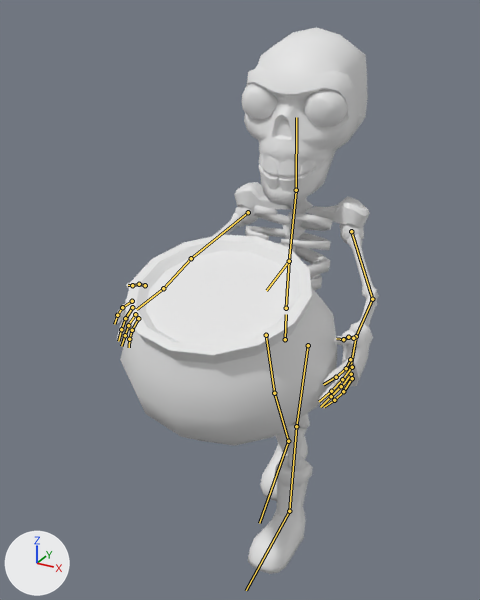
Renders of the FBX model Assets/Features/Enemies/Content/Skeleton_Range_Enemy/Models/Skeleton.blend_20.fbx from each side of a commit.
One viewpoint serves both versions: a 50 mm lens placed at (0.485, -1.072, 1.034), pointed at (-0.097, -0.013, 0.504). The axes (+X, +Y, +Z) are drawn at lower left. The lights are the same throughout. The picture after the commit comes second. Both versions are drawn at frame 15 of the action 'Walk'; the numbers are the values there. The bones that bend it are drawn over the model as lines.

Names of what the first picture shows: 'Chan', 'Skelet'.
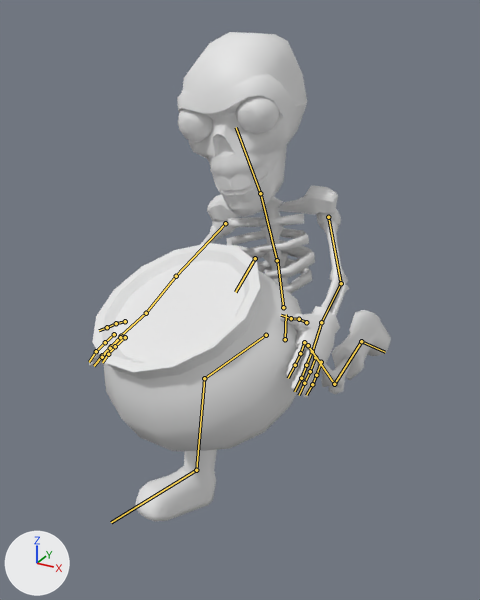
Location of each change, (x1, y1, x2, y2) in pixels of the pictures (480 x 600 px):
'Skelet', posed (14% wider, 10% shorter)
    before: (114, 27, 379, 574)
    after: (89, 32, 391, 522)
'Chan', posed
    before: (120, 235, 337, 446)
    after: (92, 243, 303, 451)
bone 'Spine', root to tip
    before: (286, 308) to (289, 261)
    after: (283, 307) to (277, 260)
bone 'Chest', root to tip
    before: (289, 261) to (296, 191)
    after: (277, 260) to (261, 195)
bone 'Head', root to tip
    before: (296, 190) to (296, 117)
    after: (260, 193) to (236, 127)
bone 'LeftArm', root to tip
    before: (351, 231) to (372, 299)
    after: (328, 217) to (341, 283)
bone 'LeftForeArm', root to tip
    before: (372, 299) to (356, 336)
    after: (341, 283) to (321, 322)
bone 'LeftHandMiddle1', root to tip
    before: (352, 367) to (342, 379)
    after: (312, 351) to (306, 365)
bone 'LeftHandMiddle2', root to tip
    before: (342, 379) to (331, 391)
    after: (306, 365) to (301, 378)
bone 'LeftHandIndex1', root to tip
    before: (350, 359) to (346, 368)
    after: (304, 342) to (300, 353)
bone 'LeftHandIndex2', root to tip
    before: (346, 368) to (336, 377)
    after: (300, 353) to (295, 365)
bone 'LeftHandRing1', root to tip
    before: (351, 374) to (341, 387)
    after: (315, 357) to (310, 371)
bone 'LeftHandRing2', root to tip
    before: (341, 386) to (331, 396)
    after: (310, 371) to (304, 383)
bone 'LeftHandPinky1', root to tip
    before: (352, 378) to (343, 391)
    after: (321, 362) to (316, 375)
bone 'LeftHandPinky2', root to tip
    before: (343, 391) to (334, 400)
    after: (316, 375) to (312, 384)
bone 'LeftHandThumb1', root to tip
    before: (353, 338) to (348, 337)
    after: (306, 322) to (299, 319)
bone 'RightArm', root to tip
    before: (248, 212) to (191, 258)
    after: (225, 223) to (176, 276)
bone 'RightForeArm', root to tip
    before: (191, 258) to (163, 288)
    after: (176, 276) to (146, 313)
bone 'RightHandThumb1', root to tip
    before: (145, 285) to (139, 284)
    after: (125, 321) to (116, 323)
bone 'RightHandIndex1', root to tip
    before: (132, 301) to (122, 307)
    after: (114, 334) to (105, 342)
bone 'RightHandIndex2', root to tip
    before: (122, 307) to (117, 315)
    after: (105, 342) to (96, 351)
bone 'RightHandMiddle1', root to tip
    before: (132, 307) to (125, 318)
    after: (121, 336) to (111, 346)
bone 'RightHandMiddle2', root to tip
    before: (125, 318) to (121, 329)
    after: (111, 346) to (102, 355)
bone 'RightHandRing1', root to tip
    before: (135, 314) to (128, 325)
    after: (120, 337) to (110, 348)
bone 'RightHandRing2', root to tip
    before: (128, 325) to (125, 335)
    after: (110, 348) to (102, 357)
bone 'RightHandPinky1', root to tip
    before: (138, 318) to (132, 330)
    after: (125, 337) to (115, 346)
bone 'RightHandPinky2', root to tip
    before: (132, 330) to (129, 339)
    after: (115, 346) to (108, 354)
bone 'Chest.001', root to tip
    before: (289, 261) to (266, 290)
    after: (255, 258) to (235, 292)
bone 'LeftUpLeg', root to tip
    before: (308, 345) to (296, 426)
    after: (308, 345) to (334, 384)
bone 'LeftLeg', root to tip
    before: (296, 426) to (289, 511)
    after: (334, 384) to (361, 341)
bone 'LeftFoot', root to tip
    before: (289, 511) to (246, 590)
    after: (361, 341) to (385, 352)
bone 'RightUpLeg', root to tip
    before: (266, 335) to (274, 393)
    after: (266, 335) to (204, 378)
bone 'RightLeg', root to tip
    before: (274, 393) to (288, 441)
    after: (204, 378) to (196, 470)
bone 'RightFoot', root to tip
    before: (288, 441) to (259, 523)
    after: (196, 470) to (111, 522)

The change in detail:
Bone 'Spine' (bone_spine) moves from (0.0, 0.0, 0.0) to (-0.005, 0.0, 0.0).
Bone 'Spine' (bone_spine) turns from (-2, 0, -1) to (0, 0, 9) degrees about its own x, y and z.
Bone 'Chest' (bone_chest) turns from (-4, 0, 0) to (8, 0, 2) degrees about its own x, y and z.
Bone 'Head' (bone_head) turns from (14, 0, 0) to (12, -1, 0) degrees about its own x, y and z.
Bone 'LeftArm' (bone_leftarm) moves from (0.0, 0.0, 0.0) to (0.01, 0.001, 0.004).
Bone 'LeftArm' (bone_leftarm) turns from (37, -32, 18) to (44, -48, 25) degrees about its own x, y and z.
Bone 'LeftForeArm' (bone_leftforearm) turns from (19, -20, 24) to (13, 4, 26) degrees about its own x, y and z.
Bone 'LeftHandMiddle1' (bone_lefthandmiddle1) turns from (17, -2, -1) to (0, 0, 0) degrees about its own x, y and z.
Bone 'LeftHandMiddle2' (bone_lefthandmiddle2) turns from (8, -5, -5) to (0, 0, 0) degrees about its own x, y and z.
Bone 'LeftHandIndex1' (bone_lefthandindex1) turns from (9, -4, 11) to (0, 0, 0) degrees about its own x, y and z.
Bone 'LeftHandIndex2' (bone_lefthandindex2) turns from (14, -4, -4) to (0, 0, 0) degrees about its own x, y and z.
Bone 'LeftHandRing1' (bone_lefthandring1) turns from (17, -2, -1) to (0, 0, 0) degrees about its own x, y and z.
Bone 'LeftHandRing2' (bone_lefthandring2) moves from (0.0, -0.001, 0.001) to (0.0, 0.0, 0.0).
Bone 'LeftHandRing2' (bone_lefthandring2) turns from (8, -5, -5) to (0, 0, 0) degrees about its own x, y and z.
Bone 'LeftHandPinky1' (bone_lefthandpinky1) turns from (19, -12, -12) to (0, 0, 0) degrees about its own x, y and z.
Bone 'LeftHandPinky2' (bone_lefthandpinky2) turns from (8, -5, -5) to (0, 0, 0) degrees about its own x, y and z.
Bone 'LeftHandThumb1' (bone_lefthandthumb1) turns from (18, 22, 4) to (0, 0, 0) degrees about its own x, y and z.
Bone 'RightArm' (bone_rightarm) moves from (0.0, 0.0, 0.0) to (0.002, 0.0, -0.001).
Bone 'RightArm' (bone_rightarm) turns from (37, 32, -18) to (26, 37, -25) degrees about its own x, y and z.
Bone 'RightForeArm' (bone_rightforearm) turns from (19, 20, -24) to (0, 0, 0) degrees about its own x, y and z.
Bone 'RightHandThumb1' (bone_righthandthumb1) turns from (18, -22, -4) to (0, 0, 0) degrees about its own x, y and z.
Bone 'RightHandIndex1' (bone_righthandindex1) turns from (9, 4, -11) to (0, 0, 0) degrees about its own x, y and z.
Bone 'RightHandIndex2' (bone_righthandindex2) turns from (14, 4, 4) to (0, 0, 0) degrees about its own x, y and z.
Bone 'RightHandMiddle1' (bone_righthandmiddle1) turns from (17, 2, 1) to (0, 0, 0) degrees about its own x, y and z.
Bone 'RightHandMiddle2' (bone_righthandmiddle2) turns from (8, 5, 5) to (0, 0, 0) degrees about its own x, y and z.
Bone 'RightHandRing1' (bone_righthandring1) turns from (17, 2, 1) to (0, 0, 0) degrees about its own x, y and z.
Bone 'RightHandRing2' (bone_righthandring2) moves from (0.0, -0.001, 0.001) to (0.0, 0.0, 0.0).
Bone 'RightHandRing2' (bone_righthandring2) turns from (8, 5, 5) to (0, 0, 0) degrees about its own x, y and z.
Bone 'RightHandPinky1' (bone_righthandpinky1) turns from (19, 12, 12) to (0, 0, 0) degrees about its own x, y and z.
Bone 'RightHandPinky2' (bone_righthandpinky2) turns from (8, 5, 5) to (0, 0, 0) degrees about its own x, y and z.
Bone 'Chest.001' (bone_chest_001) moves from (0.0, 0.0, 0.0) to (-0.039, 0.009, -0.011).
Bone 'Chest.001' (bone_chest_001) turns from (-2, 0, 0) to (2, 3, -1) degrees about its own x, y and z.
Bone 'LeftUpLeg' (bone_leftupleg) turns from (17, 0, 0) to (-34, -3, 12) degrees about its own x, y and z.
Bone 'LeftLeg' (bone_leftleg) turns from (-9, 0, 0) to (-57, 0, 0) degrees about its own x, y and z.
Bone 'LeftFoot' (bone_leftfoot) turns from (0, 0, 0) to (-37, 4, -3) degrees about its own x, y and z.
Bone 'RightUpLeg' (bone_rightupleg) turns from (-14, 0, 0) to (81, 17, 1) degrees about its own x, y and z.
Bone 'RightLeg' (bone_rightleg) turns from (-9, 0, 0) to (-70, 0, 0) degrees about its own x, y and z.
Bone 'RightFoot' (bone_rightfoot) turns from (0, 0, 0) to (7, -1, 0) degrees about its own x, y and z.
